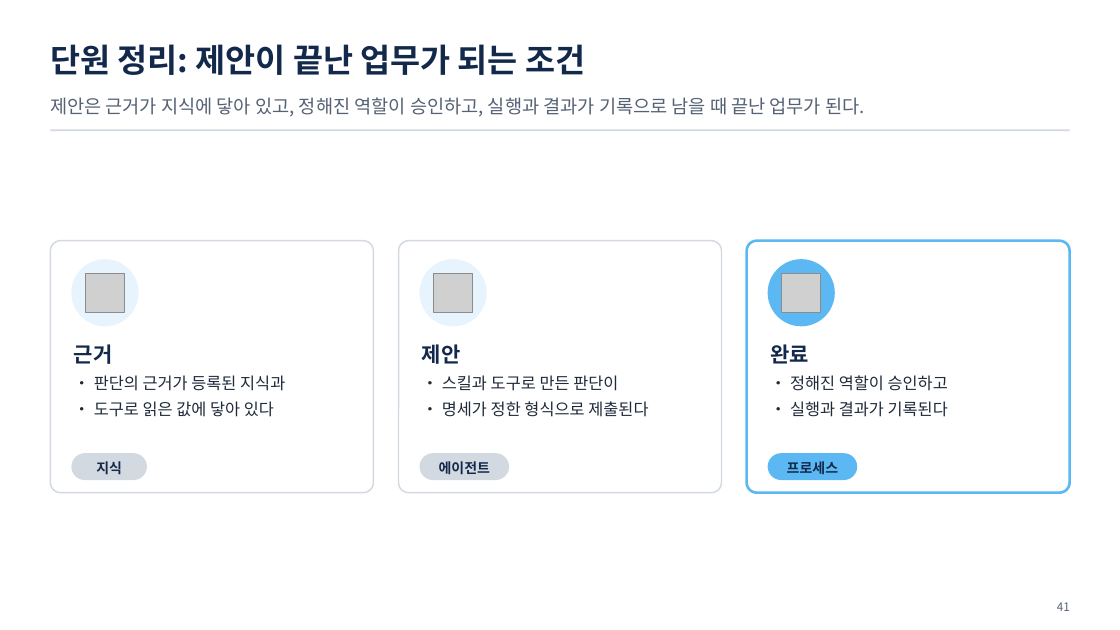
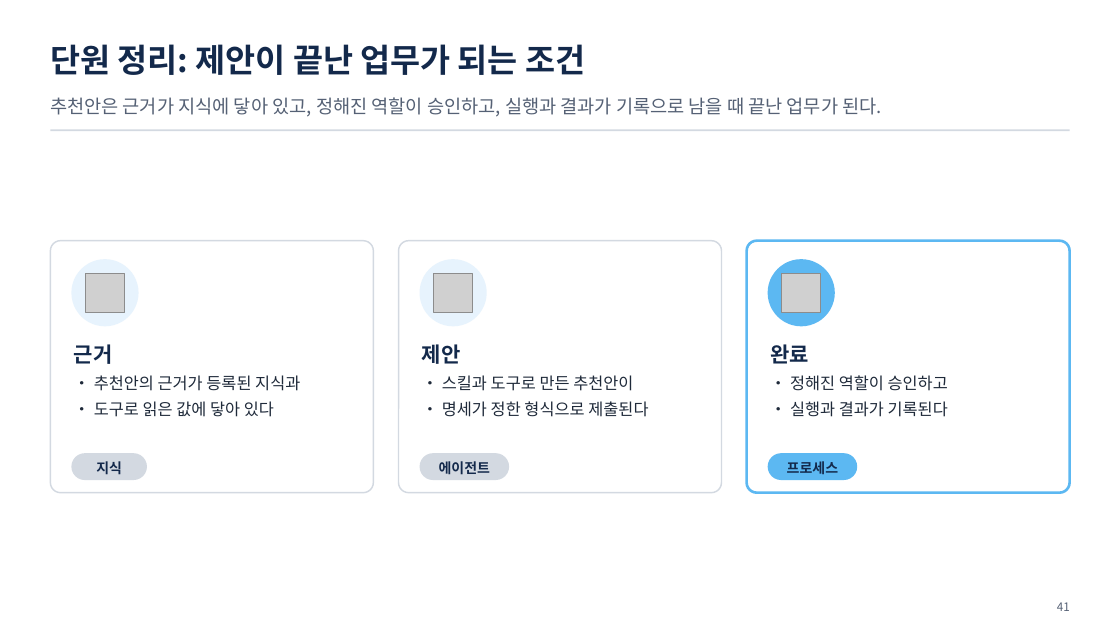
Before and after one commit to uengine-oss/hyd-iot-edu, a slide deck: slide 41 of docs/교재/통합반/11일차/통합반_11일차.pptx. Drawn at 1120x630 pixels with LibreOffice and Linux fonts; fonts in the diff are those of the drawing; grey boxes stand for pictures. Boxes give left, top, right and bottom in pixels: in the first picture for what was removed or moved away, otherwise in the second. Text is boxed around its words. In the diff, an @@ line names an element or a change of style, - is before the commit and + after.

```diff
--- a/docs/교재/통합반/11일차/통합반_11일차.pptx
+++ b/docs/교재/통합반/11일차/통합반_11일차.pptx
@@ text at [50,97,882,117]: text changed @@
-제안은 근거가 지식에 닿아 있고, 정해진 역할이 승인하고, 실행과 결과가 기록으로 남을 때 끝난 업무가 된다.
+추천안은 근거가 지식에 닿아 있고, 정해진 역할이 승인하고, 실행과 결과가 기록으로 남을 때 끝난 업무가 된다.
@@ text at [94,375,300,391]: text changed @@
-• 판단의 근거가 등록된 지식과
+• 추천안의 근거가 등록된 지식과
@@ text at [442,375,633,391]: text changed @@
-• 스킬과 도구로 만든 판단이
+• 스킬과 도구로 만든 추천안이
```
Also in this commit, not shown: 47 other slides changed, 2 slides added, 1 slide removed, 7 other files.
